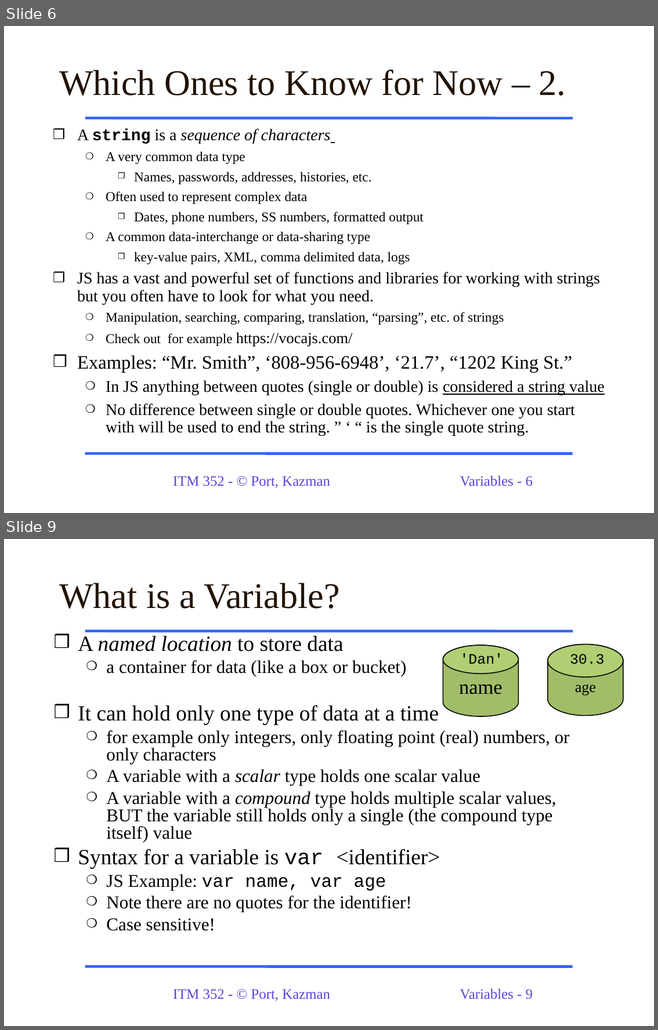
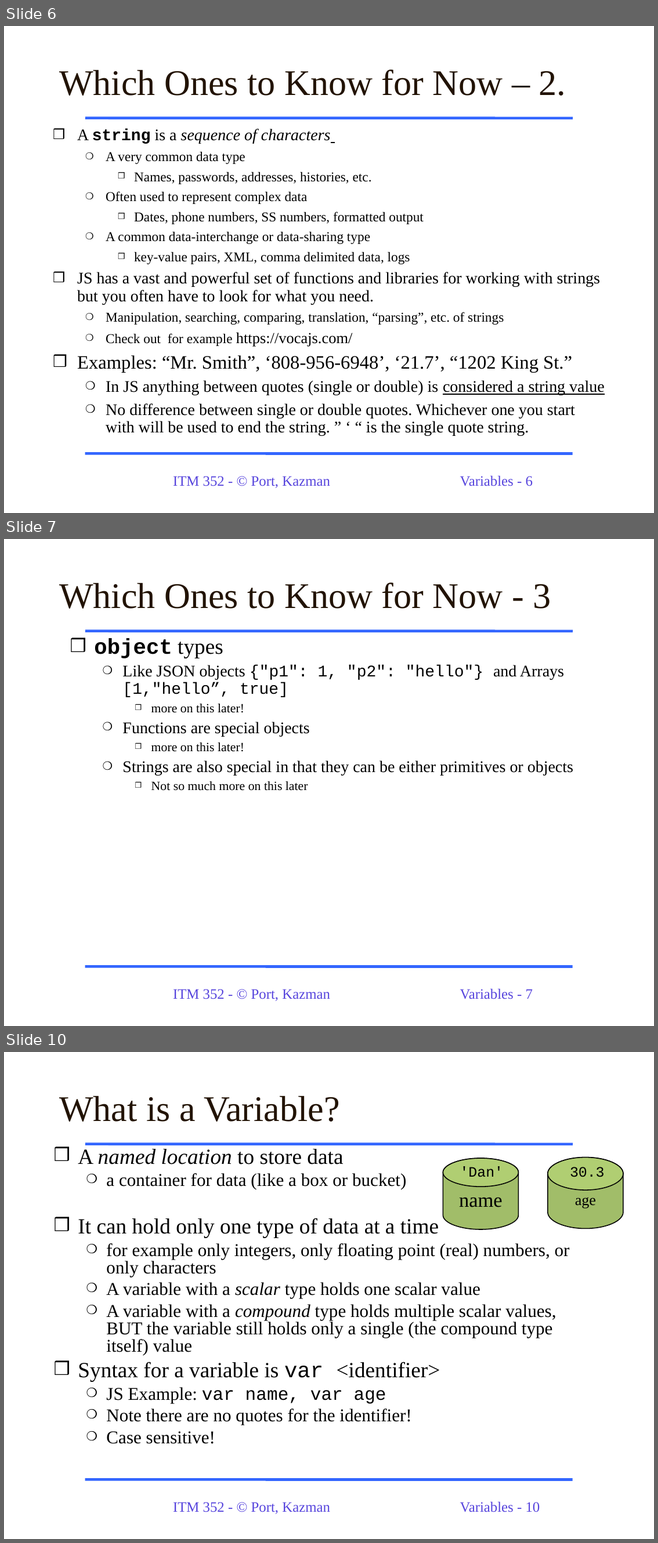
Before and after one commit to dport96/ITM352, a slide deck: morea/050.variables_data_types/ITM352_data_types_variables.ppt. Shown one above the other, each under a label of ours: slides 6 and 9 before the commit, slides 6, 7 and 10 after it; the slides between them are not shown. The pictures are 658x1030 and 658x1543 pixels, drawn with LibreOffice and Linux fonts; fonts in the diff are those of the drawing. Boxes give left, top, right and bottom in pixels: in the first picture for what was removed or moved away, otherwise in the second. Text is boxed around its words. In the diff, an @@ line names an element or a change of style, - is before the commit and + after.

```diff
--- a/morea/050.variables_data_types/ITM352_data_types_variables.ppt
+++ b/morea/050.variables_data_types/ITM352_data_types_variables.ppt
@@ slide 7 added at [4,539,654,1026], background #FFFFFF; not listed: 4 template elements that a slide beside it also shows @@
@@ title added at [59,583,550,609], 40 pt, text #221304 @@
+Which Ones to Know for Now - 3
@@ text added at [94,639,573,791], 18 pt, text #000000 @@
+❒ object types
+  ❍ Like JSON objects {"p1": 1, "p2": "hello"} and Arrays [1,"hello”, true]
+    ❒ more on this later!
+  ❍ Functions are special objects
+    ❒ more on this later!
+  ❍ Strings are also special in that they can be either primitives or objects
+    ❒ Not so much more on this later
@@ what was slide 9 is now slide 10 @@
@@ page number at [460,1501,540,1513]: text changed @@
-Variables - 9
+Variables - 10
```
Also in this commit, not shown: 4 slides changed, 1 other file.
